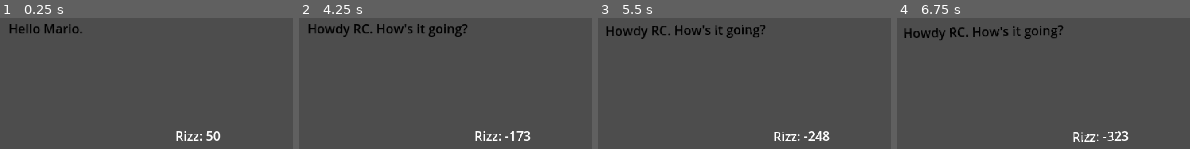
Above: before the commit, frames 1-4 (left to right).
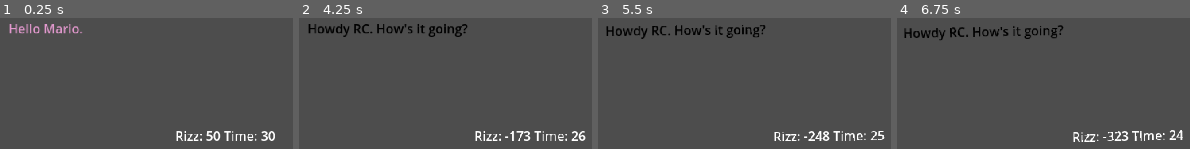
Above: after the commit, the same moments.

Repository: rose-thunder/gamejam
Game: Godot game, scene res://scenes/typing.tscn
The game is run twice, just before and just after one commit, with the same random seed, the same clock (stepped at 60 frames per second) and the same inputs. This scene is started directly instead of the project's main scene.
Inputs:
- Up to frame 1 (0.25 s): no input
- Up to frame 2 (4.25 s): tap Enter (enter) at 0.5, 0.6, 1.35, 2.1, 2.85, 3.6 s; tap Space at 2 s
- Up to frame 3 (5.5 s): tap Enter (enter) at 4.25, 4.35, 5.1 s
- Up to frame 4 (6.75 s): tap Enter (enter) at 5.85, 6.6 s

The runs differ from the first frame. In frame 1, 1.6% of the frame differs, in the area x 3-94%, y 4-94%; in frame 2, 0.6%; in frame 3, 0.5%; in frame 4, 0.6%.

Commit message:
new typing code

Diff:
--- a/game jam/typing.gd
+++ b/game jam/typing.gd
@@ -1,8 +1,22 @@
 extends Node2D
+var timer = 30
 var rizz = 50
 var text_list = ["Hello Mario.","Howdy RC. How's it going?",
 	"Swimmingly, thanks for asking... So, tell me about yourself. I see you're a student as well, what's your major?",
-	"I'm multiclassing in Game Design and CompSci at the University of Arizona. Bear Down!"]
+	"I'm multiclassing in Game Design and CompSci at the University of Arizona. Bear Down!",
+	'Wow! How interesting! I’m studying Business.','Oh wow! That pairs well with Game Design!',
+	'Yeah…sure!','So, what do you like to do in your free time? I like Dungeons & Dragons, Magic: The Gathering, Yu-Gi-Oh … For hobbies, I like to build the Gravity Device, read, make video games, and I do competitive programming!',
+	'Huh, interesting. And where are you from?',' I’m from Parker’s Crossroads, Tennessee, and you’re the only ten I see! *Ahem* It’s a small town…',
+	'Oh. So that’s why you’re such a silly little guy. So what’s it like living in a small town?','We have a canon!',
+	'Just…in a field?','Uhm, yeah. It’s just in a field, in the middle of town, and you can see it from anywhere in town! It’s really cool!',
+	'How quaint! That’s just like the war from my home!','Pardon?','Nothing, nothing! So, Dungeons & Dragons, eh? What got you into that?',
+	'Oh I’m SO glad you asked! Well, it all started when my dad DM’ed a session in fourth grade and I died. Well, I didn’t realize I had actually died until years later.',
+	'Ah I see. So you’re…dead?','No, no! The character I played died, not me. What about you though? What are you into?',
+	'I’m a bit of a collector: I collect silly little guys.','WHAT?!','Bugs, silly! I collect…bugs.',
+	'Oh, ok. I thought, since you said I was a silly little guy before…','You’re just imagining things.',
+	'I’m imagining you next to me at the altar.','Ughhhhhhh, I lost my number, can I have yours?',
+	'(509) 369-6420. Would you like to go on another date? Y’know, since you asked for my number and everything…',
+	'Yeah!','The aquarium? Tomorrow? At 2?','See you then!']
 var text_index = 0
 var typeable = false
 
@@ -12,24 +26,33 @@
 func _process(delta):
 	var current_text = text_list[text_index]
 	$backdrop.text = current_text
-	$rizz.text = "Rizz: "+str(rizz)
+	$rizz.text = "Rizz: "+str(rizz)+ ' Time: '+str(round(timer))
 
 	if Input.is_action_just_pressed("enter") and typeable == false:
 		text_index += 1
 	if $typed.text == $backdrop.text and typeable == true:
 		text_index += 1
+		$typed.text = ''
 
 	if text_index % 2 == 0:
+		timer = 30
 		$typed.visible = false
 		typeable = false
+		$backdrop.set("theme_override_colors/font_color",Color(0.882, 0.597, 0.802))
 	elif text_index % 2 != 0:
+		timer-=delta
 		$typed.visible = true
 		typeable = true
+		$backdrop.set("theme_override_colors/font_color",Color(0,0,0))
 
 	var index = $typed.text.length() -1
 	if index >=0 and $typed.text[index] != $backdrop.text[index] and typeable == true and $typed.text.length() >= 0:
+		rizz-=1
 		$typed.backspace()
-		rizz-=1
 		$AnimationPlayer.play("shake")
 
+	if timer <= 0:
+		rizz-=10
+		timer = 30
+		text_index+=1
 	pass
